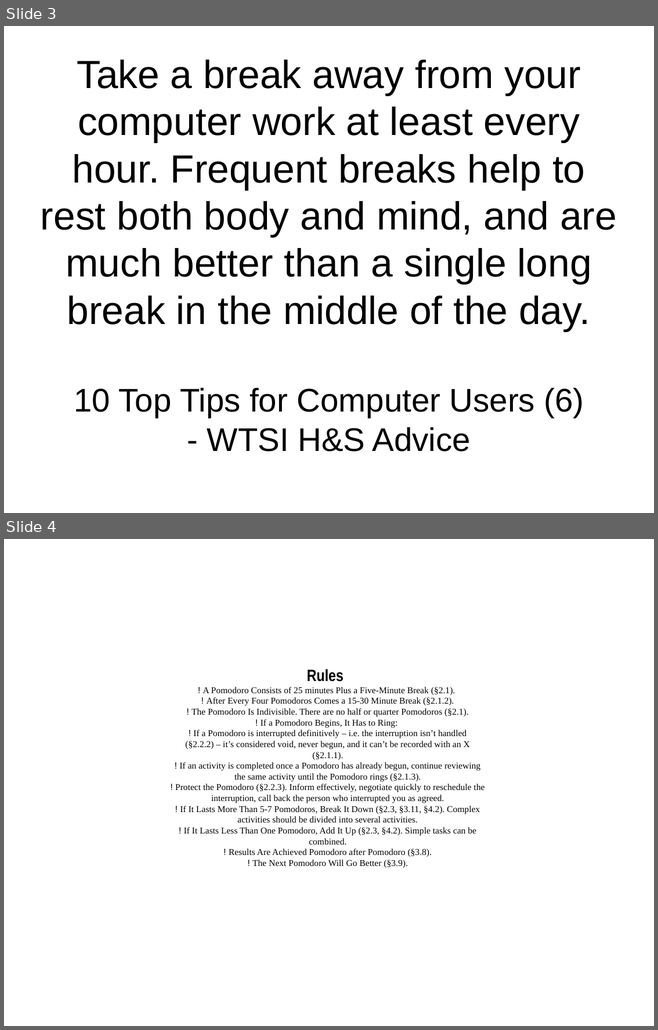
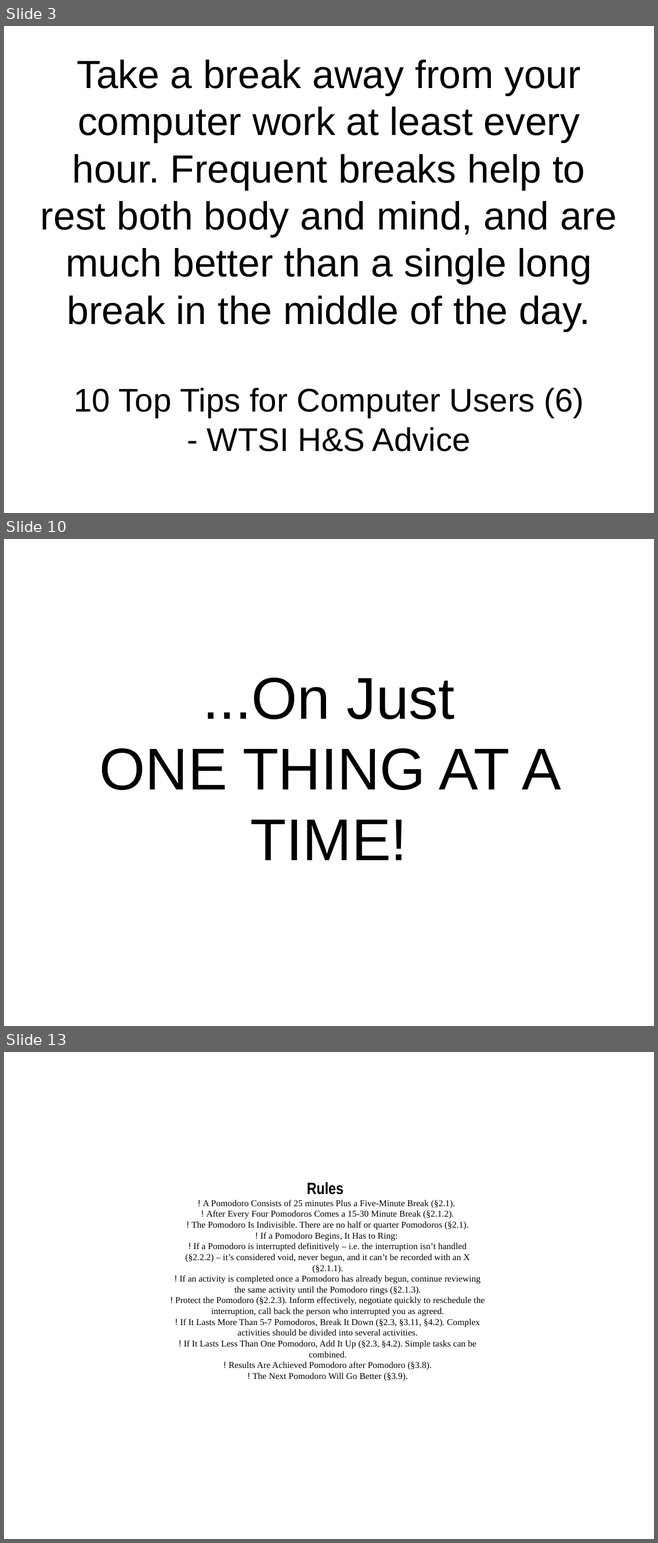
Before and after one commit to setitesuk/presentations, a slide deck: pomodoro_lightning_talk.odp. Shown one above the other, each under a label of ours: slides 3 and 4 before the commit, slides 3, 10 and 13 after it; the slides between them are not shown. The pictures are 658x1030 and 658x1543 pixels, drawn with LibreOffice and Linux fonts; fonts in the diff are those of the drawing. Boxes give left, top, right and bottom in pixels: in the first picture for what was removed or moved away, otherwise in the second. Text is boxed around its words. In the diff, an @@ line names an element or a change of style, - is before the commit and + after.

```diff
--- a/pomodoro_lightning_talk.odp
+++ b/pomodoro_lightning_talk.odp
@@ slide 10 added at (4, 539, 654, 1026), background #FFFFFF @@
@@ subtitle added at (100, 678, 561, 860), 72 pt, text #000000 @@
+...On Just
+ONE THING AT A TIME!
@@ what was slide 4 is now slide 13 @@
```
Also in this commit, not shown: 8 other slides added.
